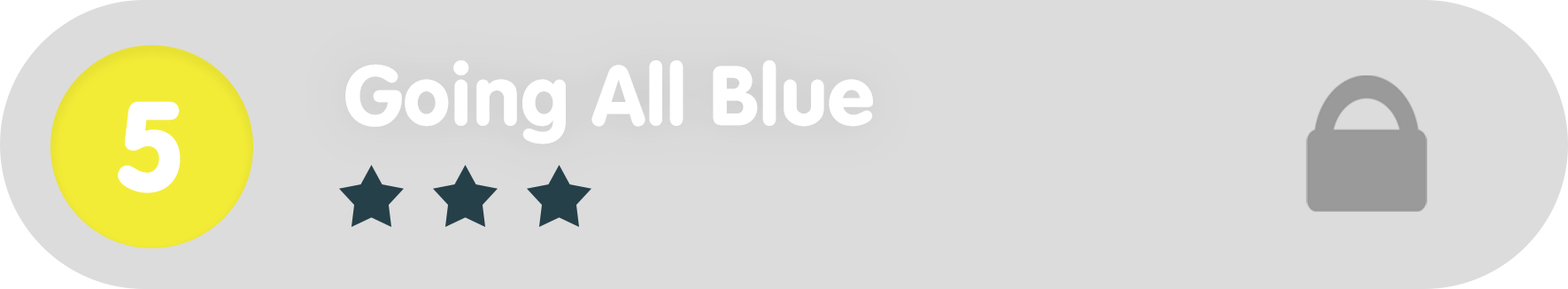
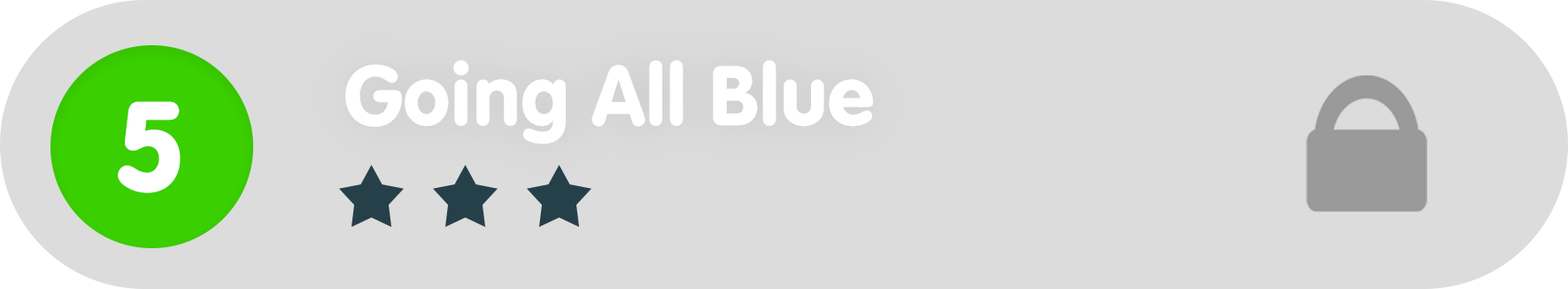
Layers edited between the first and the second 1568x289 image:
painted on "Ellipse_green" over (x1=50, y1=45, x2=254, y2=248)
